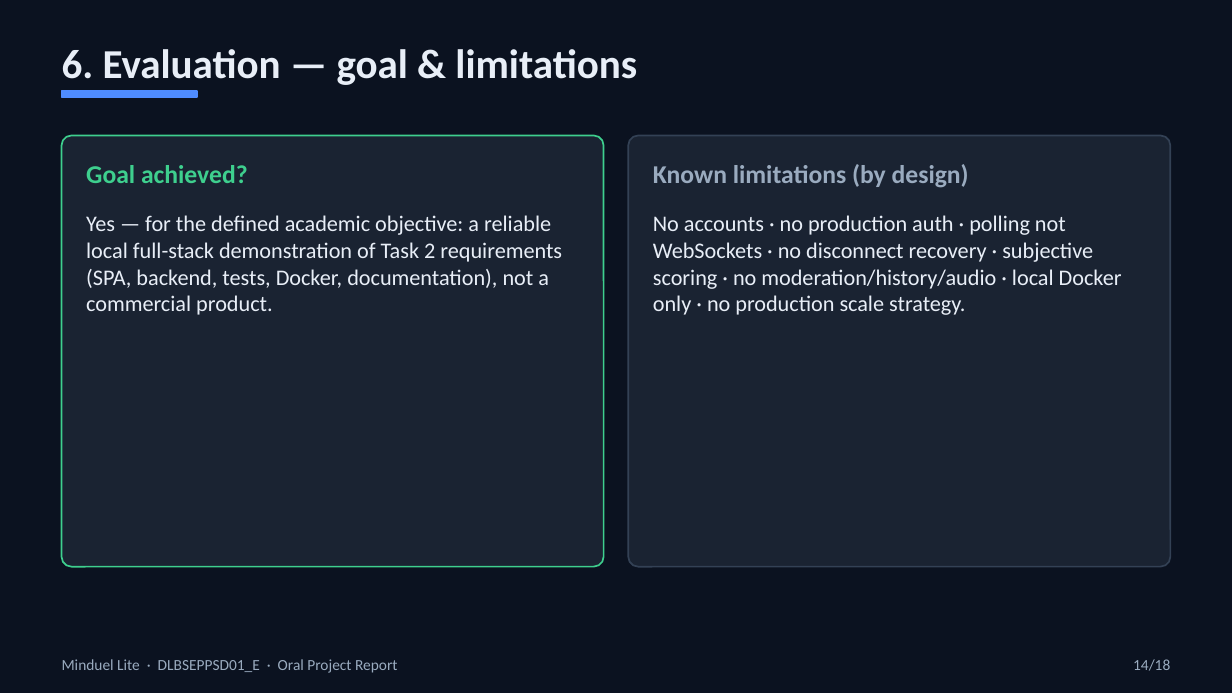
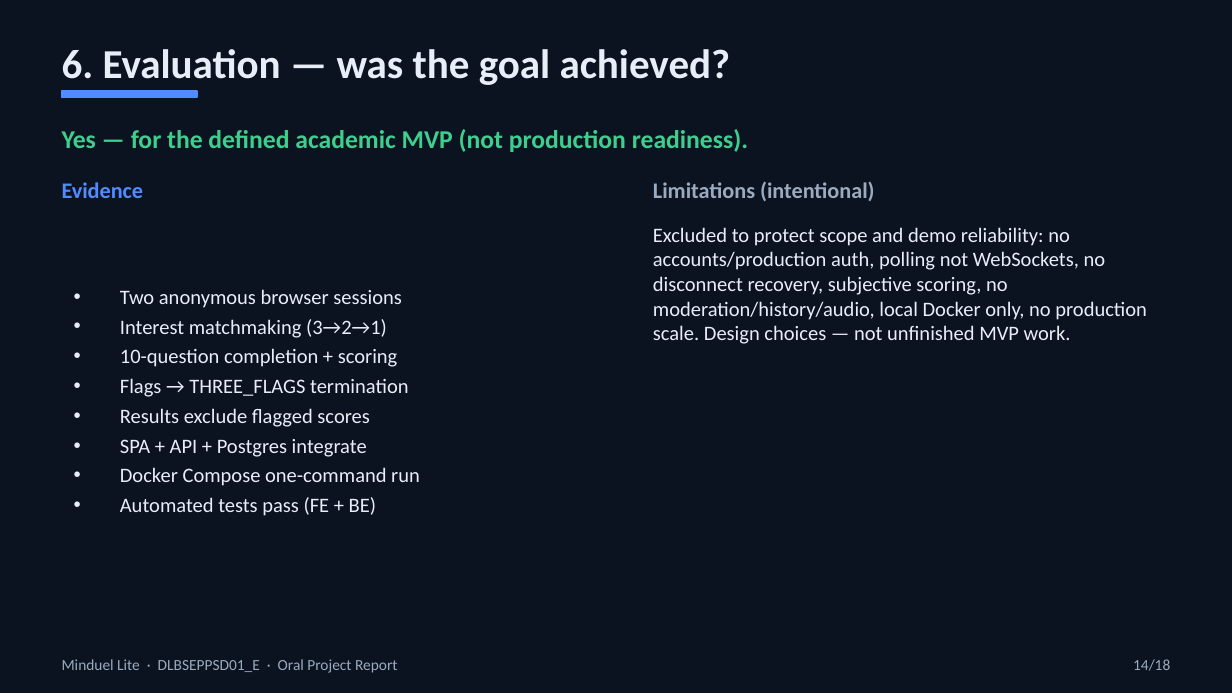
Before and after one commit to MahmoudBKanaan/MiduelLite, a slide deck: slide 14 of docs/presentation/MinduelLite-Oral-Project-Report.pptx. Drawn at 1232x693 pixels with LibreOffice and Linux fonts; fonts in the diff are those of the drawing. Boxes give left, top, right and bottom in pixels: in the first picture for what was removed or moved away, otherwise in the second. Text is boxed around its words. In the diff, an @@ line names an element or a change of style, - is before the commit and + after.

Commit message:
Update evaluation slide with goal answer, evidence checklist, intentional limits.

```diff
--- a/docs/presentation/MinduelLite-Oral-Project-Report.pptx
+++ b/docs/presentation/MinduelLite-Oral-Project-Report.pptx
@@ text at (62, 49, 731, 85): text changed @@
-6. Evaluation — goal & limitations
+6. Evaluation — was the goal achieved?
@@ rounded rectangle removed at (62, 136, 604, 567) @@
@@ text added at (62, 129, 748, 152), 15 pt, text #3ECF8E, bold @@
+Yes — for the defined academic MVP (not production readiness).
@@ rounded rectangle removed at (628, 136, 1170, 567) @@
@@ text removed at (86, 165, 248, 183) @@
-Goal achieved?
@@ text added at (62, 182, 144, 198), 13 pt, text #4F8CFF, bold @@
+Evidence
@@ text at (653, 181, 874, 201): text changed; size 15 to 13 pt @@
-Known limitations (by design)
+Limitations (intentional)
@@ text removed at (86, 215, 562, 315) @@
-Yes — for the defined academic objective: a reliable local full-stack demonstration of Task 2 requirements (SPA, backend, tests, Docker, documentation), not a commercial product.
@@ text at (653, 227, 1147, 344): text changed; size 13 to 12 pt @@
-No accounts · no production auth · polling not WebSockets · no disconnect recovery · subjective scoring · no moderation/history/audio · local Docker only · no production scale strategy.
+Excluded to protect scope and demo reliability: no accounts/production auth, polling not WebSockets, no disconnect recovery, subjective scoring, no moderation/history/audio, local Docker only, no production scale. Design choices — not unfinished MVP work.
@@ text added at (120, 289, 420, 516), 12 pt, text #E8EEF7 @@
+• Two anonymous browser sessions
+• Interest matchmaking (3→2→1)
+• 10-question completion + scoring
+• Flags → THREE_FLAGS termination
+• Results exclude flagged scores
+• SPA + API + Postgres integrate
+• Docker Compose one-command run
+• Automated tests pass (FE + BE)
```
Also in this commit, not shown: 1 other file.
